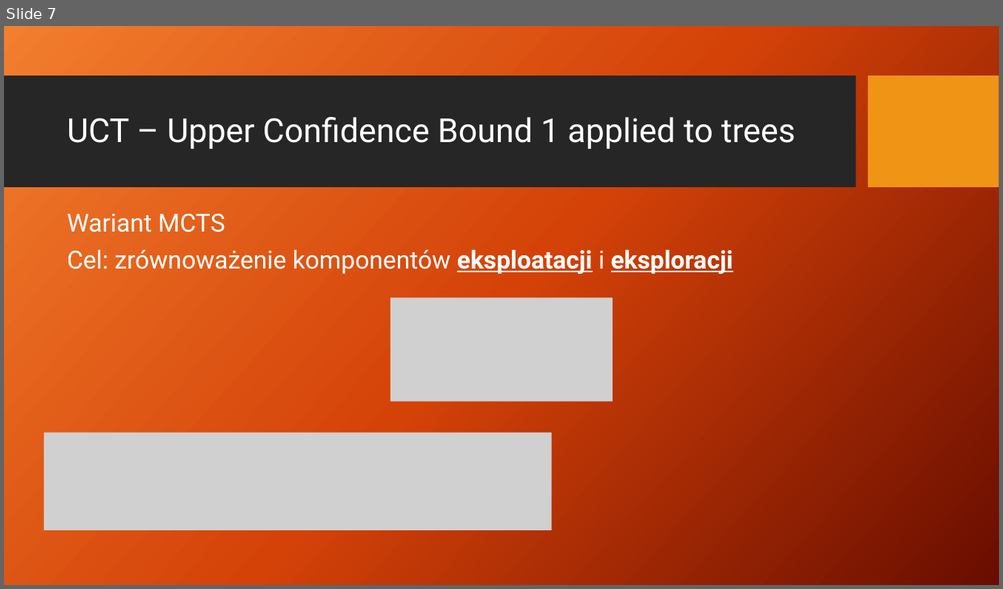
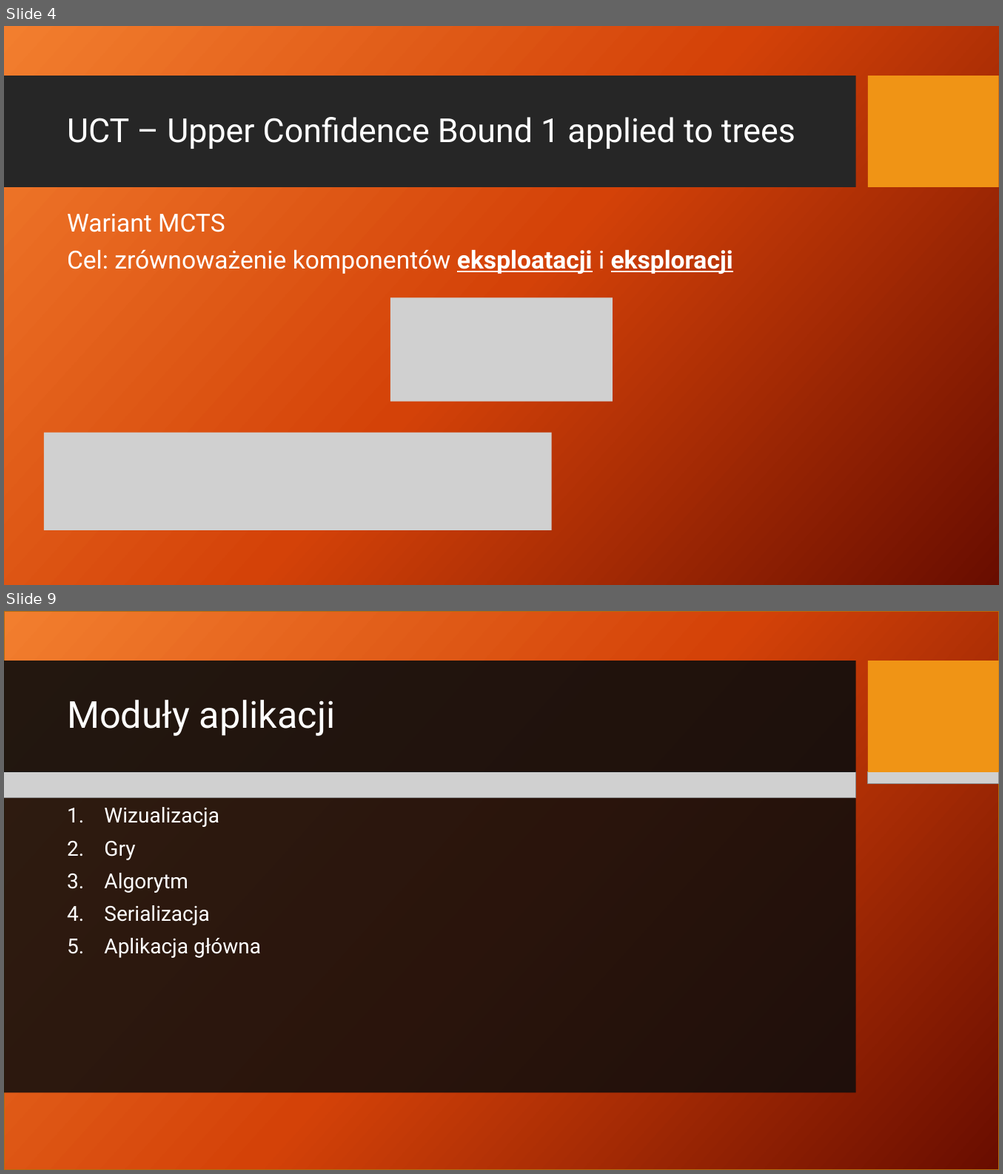
Before and after one commit to patrykf-dev/uct-visualisation-thesis, a slide deck: doc/prezentacja-02/UCT_finish_presentation.pptx. Shown one above the other, each under a label of ours: slide 7 before the commit, slides 4 and 9 after it; the slides between them are not shown. The pictures are 1003x589 and 1003x1174 pixels, drawn with LibreOffice and Linux fonts; fonts in the diff are those of the drawing; grey boxes stand for pictures; background and template pictures are left out. Boxes give left, top, right and bottom in pixels: in the first picture for what was removed or moved away, otherwise in the second. Text is boxed around its words. In the diff, an @@ line names an element or a change of style, - is before the commit and + after.

```diff
--- a/doc/prezentacja-02/UCT_finish_presentation.pptx
+++ b/doc/prezentacja-02/UCT_finish_presentation.pptx
@@ slide 9 added at (4, 611, 999, 1170), background picture (left out); not listed: 1 template element that a slide beside it also shows @@
@@ rectangle added at (4, 611, 999, 1170), fill gradient #F18031 to #D54209 to #6A0D00, outline #B26D10 1 pt @@
@@ rectangle added at (4, 661, 855, 773), fill #0D0D0D at 90% opacity @@
@@ rectangle added at (868, 661, 999, 773), fill #F09415 @@
@@ title added at (67, 700, 336, 736), 36 pt, text #FFFFFF @@
+Moduły aplikacji
@@ rectangle added at (4, 783, 856, 1093), fill #0D0D0D at 85% opacity @@
@@ picture added at (4, 772, 855, 797) @@
@@ picture added at (868, 772, 999, 784) @@
@@ text added at (104, 807, 261, 958), 20 pt, text #FFFFFF @@
+1. Wizualizacja
+2. Gry
+3. Algorytm
+4. Serializacja
+5. Aplikacja główna
@@ what was slide 7 is now slide 4 @@
```
Also in this commit, not shown: 1 slide changed, 11 other slides added, 50 slides removed, 1 other file.
